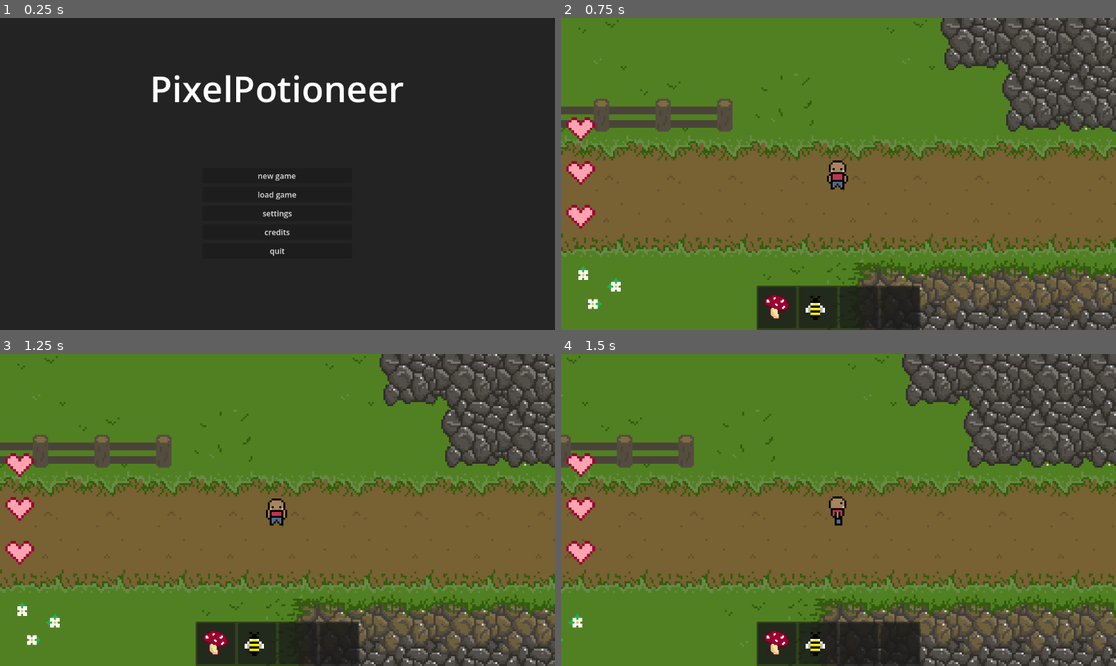
Above: before the commit, frames 1-4 (two rows, left to right).
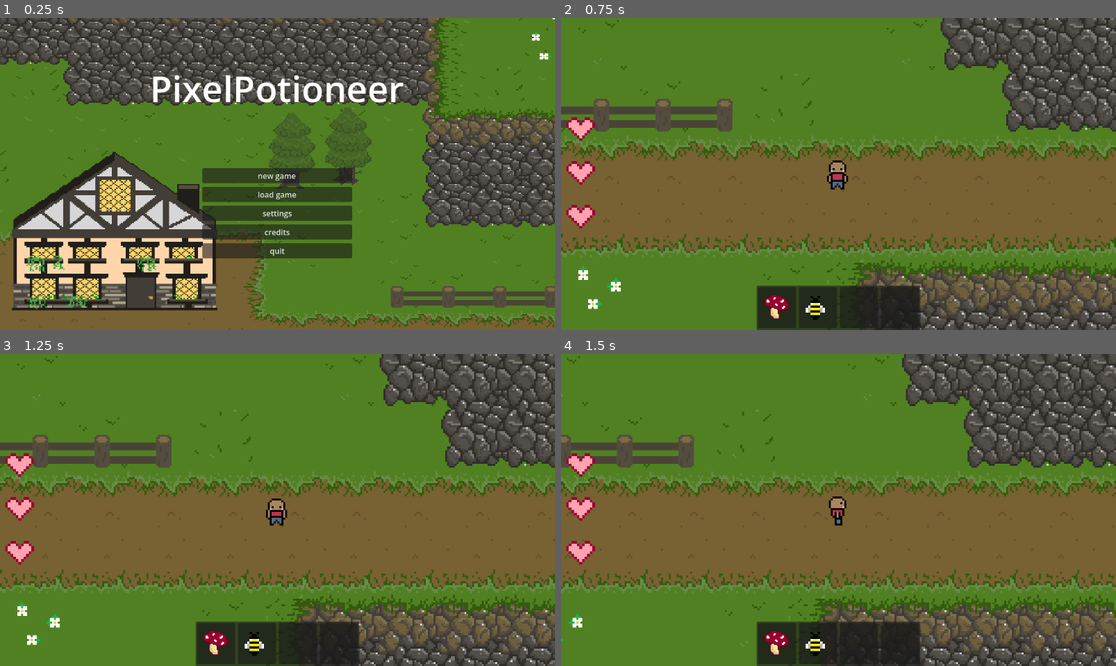
Above: after the commit, the same moments.

Repository: m6parker/godot-rpg-game
Game: Godot game, scene res://Menus/main_menu.tscn
Two runs of this game, one before a commit and one after it. Both use one fixed random seed, a clock stepped at 60 frames per second and the inputs below.
Inputs:
- Up to frame 1 (0.25 s): no input
- Up to frame 2 (0.75 s): click "load game" at 0.5 s
- Up to frame 3 (1.25 s): no input
- Up to frame 4 (1.5 s): hold D (right) from 1.28 s (still down)

The runs differ from the first frame. In frame 1, 88% of the frame differs, in the area x 0-100%, y 0-100%; in frame 2, nothing differs; in frame 3, nothing differs; in frame 4, nothing differs.

Commit message:
added UI, inventory, globals

Diff:
--- a/Menus/main_controller.gd
+++ b/Menus/main_controller.gd
@@ -1,13 +1,12 @@
 extends Node2D
 
-var level = "World"
 
 func _on_new_button_pressed() -> void:
-	get_tree().change_scene_to_file(str("res://World/", level, ".tscn"))
+	get_tree().change_scene_to_file(str("res://World/", Globals.level, ".tscn"))
 
 
 func _on_load_button_pressed() -> void:
-	get_tree().change_scene_to_file(str("res://World/", level, ".tscn"))
+	get_tree().change_scene_to_file(str("res://World/", Globals.level, ".tscn"))
 
 
 func _on_quit_button_pressed() -> void:
--- a/Menus/main_menu.tscn
+++ b/Menus/main_menu.tscn
@@ -1,6 +1,7 @@
 [gd_scene format=3 uid="uid://clcj7pickkv3v"]
 
 [ext_resource type="Script" uid="uid://drcf5014r4kra" path="res://Menus/main_controller.gd" id="1_jf8mj"]
+[ext_resource type="Texture2D" uid="uid://dixx1wk8twhwg" path="res://assets/ui/background_image.png" id="2_p3jrs"]
 
 [node name="main_menu" type="Node2D" unique_id=86334363]
 script = ExtResource("1_jf8mj")
@@ -12,6 +13,20 @@
 offset_bottom = 704.0
 mouse_filter = 2
 color = Color(0.13682577, 0.13682574, 0.13682571, 1)
+
+[node name="TextureRect" type="TextureRect" parent="background" unique_id=2141249811]
+layout_mode = 1
+anchors_preset = 15
+anchor_right = 1.0
+anchor_bottom = 1.0
+offset_left = -430.0
+offset_top = 26.0
+offset_right = 121.98645
+offset_bottom = -54.0
+grow_horizontal = 2
+grow_vertical = 2
+texture = ExtResource("2_p3jrs")
+expand_mode = 3
 
 [node name="Label" type="Label" parent="." unique_id=1592789088]
 offset_right = 1149.0
--- a/UI.tscn
+++ /dev/null
@@ -1,146 +0,0 @@
-[gd_scene format=3 uid="uid://ch506fxqkhgf2"]
-
-[ext_resource type="Texture2D" uid="uid://b5hy6iug6lul3" path="res://assets/ui/heart.png" id="1_b3bc3"]
-[ext_resource type="Script" uid="uid://l6gnhxeie2w" path="res://item_slot.gd" id="1_g6l6n"]
-[ext_resource type="Texture2D" uid="uid://dl6bng2rbcfcc" path="res://assets/items/mushroom.png" id="3_g6l6n"]
-[ext_resource type="Texture2D" uid="uid://chc683pn1rog6" path="res://assets/items/bee.png" id="3_qui0h"]
-
-[node name="UI" type="Node2D" unique_id=597430547]
-
-[node name="CanvasLayer" type="CanvasLayer" parent="." unique_id=1795801493]
-
-[node name="hotbar" type="Panel" parent="CanvasLayer" unique_id=621897900]
-custom_minimum_size = Vector2(224, 0)
-anchors_preset = 7
-anchor_left = 0.5
-anchor_top = 1.0
-anchor_right = 0.5
-anchor_bottom = 1.0
-offset_left = -170.0
-offset_top = -92.0
-offset_right = 170.0
-grow_horizontal = 2
-grow_vertical = 0
-
-[node name="MarginContainer" type="MarginContainer" parent="CanvasLayer/hotbar" unique_id=1113406246]
-custom_minimum_size = Vector2(220, 0)
-layout_mode = 1
-anchors_preset = 15
-anchor_right = 1.0
-anchor_bottom = 1.0
-grow_horizontal = 2
-grow_vertical = 2
-theme_override_constants/margin_left = 3
-theme_override_constants/margin_top = 3
-theme_override_constants/margin_right = 3
-theme_override_constants/margin_bottom = 3
-
-[node name="GridContainer" type="GridContainer" parent="CanvasLayer/hotbar/MarginContainer" unique_id=886798790]
-layout_mode = 2
-theme_override_constants/h_separation = 6
-theme_override_constants/v_separation = 6
-columns = 5
-
-[node name="item_slot" type="Panel" parent="CanvasLayer/hotbar/MarginContainer/GridContainer" unique_id=852181045]
-custom_minimum_size = Vector2(79, 85)
-layout_mode = 2
-script = ExtResource("1_g6l6n")
-
-[node name="icon" type="TextureRect" parent="CanvasLayer/hotbar/MarginContainer/GridContainer/item_slot" unique_id=1406985966]
-texture_filter = 1
-layout_mode = 1
-anchors_preset = -1
-anchor_left = 0.12
-anchor_top = 0.1
-anchor_right = 0.88
-anchor_bottom = 0.9
-grow_horizontal = 2
-grow_vertical = 2
-texture = ExtResource("3_g6l6n")
-stretch_mode = 5
-metadata/_edit_use_anchors_ = true
-
-[node name="item_slot2" type="Panel" parent="CanvasLayer/hotbar/MarginContainer/GridContainer" unique_id=490466534]
-custom_minimum_size = Vector2(79, 85)
-layout_mode = 2
-script = ExtResource("1_g6l6n")
-
-[node name="icon" type="TextureRect" parent="CanvasLayer/hotbar/MarginContainer/GridContainer/item_slot2" unique_id=727312175]
-texture_filter = 1
-layout_mode = 1
-anchors_preset = -1
-anchor_left = 0.12
-anchor_top = 0.1
-anchor_right = 0.88
-anchor_bottom = 0.9
-grow_horizontal = 2
-grow_vertical = 2
-texture = ExtResource("3_qui0h")
-stretch_mode = 5
-metadata/_edit_use_anchors_ = true
-
-[node name="item_slot3" type="Panel" parent="CanvasLayer/hotbar/MarginContainer/GridContainer" unique_id=2037997904]
-custom_minimum_size = Vector2(79, 85)
-layout_mode = 2
-script = ExtResource("1_g6l6n")
-
-[node name="icon" type="TextureRect" parent="CanvasLayer/hotbar/MarginContainer/GridContainer/item_slot3" unique_id=430991920]
-texture_filter = 1
-layout_mode = 1
-anchors_preset = -1
-anchor_left = 0.12
-anchor_top = 0.1
-anchor_right = 0.88
-anchor_bottom = 0.9
-grow_horizontal = 2
-grow_vertical = 2
-stretch_mode = 5
-metadata/_edit_use_anchors_ = true
-
-[node name="item_slot4" type="Panel" parent="CanvasLayer/hotbar/MarginContainer/GridContainer" unique_id=290633614]
-custom_minimum_size = Vector2(79, 85)
-layout_mode = 2
-script = ExtResource("1_g6l6n")
-
-[node name="icon" type="TextureRect" parent="CanvasLayer/hotbar/MarginContainer/GridContainer/item_slot4" unique_id=1395253557]
-texture_filter = 1
-layout_mode = 1
-anchors_preset = -1
-anchor_left = 0.12
-anchor_top = 0.1
-anchor_right = 0.88
-anchor_bottom = 0.9
-grow_horizontal = 2
-grow_vertical = 2
-stretch_mode = 5
-metadata/_edit_use_anchors_ = true
-
-[node name="health_stats" type="VBoxContainer" parent="CanvasLayer" unique_id=921431602]
-custom_minimum_size = Vector2(50, 100)
-anchors_preset = 4
-anchor_top = 0.5
-anchor_bottom = 0.5
-offset_top = -95.0
-offset_right = 102.0
-offset_bottom = 95.0
-grow_vertical = 2
-mouse_filter = 2
-
-[node name="heart" type="TextureRect" parent="CanvasLayer/health_stats" unique_id=1120107064]
-texture_filter = 1
-custom_minimum_size = Vector2(62, 87)
-layout_mode = 2
-texture = ExtResource("1_b3bc3")
-stretch_mode = 4
-
-[node name="heart2" type="TextureRect" parent="CanvasLayer/health_stats" unique_id=305098541]
-custom_minimum_size = Vector2(62, 87)
-layout_mode = 2
-texture = ExtResource("1_b3bc3")
-stretch_mode = 4
-
-[node name="heart3" type="TextureRect" parent="CanvasLayer/health_stats" unique_id=583076805]
-custom_minimum_size = Vector2(62, 87)
-layout_mode = 2
-texture = ExtResource("1_b3bc3")
-stretch_mode = 4
--- a/World/world.tscn
+++ b/World/world.tscn
@@ -3,7 +3,6 @@
 [ext_resource type="PackedScene" uid="uid://bta4oxeuiks27" path="res://player/player.tscn" id="1_62w18"]
 [ext_resource type="Texture2D" uid="uid://bedcdbbpu3u2j" path="res://assets/tilesets/forest_tileset.png" id="2_8a836"]
 [ext_resource type="Texture2D" uid="uid://7f7a3ejd5ki7" path="res://assets/tilesets/animated_tiles.png" id="3_j8job"]
-[ext_resource type="PackedScene" uid="uid://ch506fxqkhgf2" path="res://UI.tscn" id="4_3f78f"]
 
 [sub_resource type="TileSetAtlasSource" id="TileSetAtlasSource_8a836"]
 texture = ExtResource("2_8a836")
@@ -1455,5 +1454,3 @@
 tile_set = SubResource("TileSet_j8job")
 rendering_quadrant_size = 32
 physics_quadrant_size = 32
-
-[node name="UI" parent="." unique_id=597430547 instance=ExtResource("4_3f78f")]
--- /dev/null
+++ b/globals.gd
@@ -0,0 +1,4 @@
+extends Node
+
+var level = "World"
+var inventoryIsOpen = false
--- a/player/player.tscn
+++ b/player/player.tscn
@@ -4,6 +4,11 @@
 [ext_resource type="Script" uid="uid://dcooutv0b2k86" path="res://player/playerMovement.gd" id="1_rkbax"]
 [ext_resource type="Texture2D" uid="uid://bvjtbb0xhbb8n" path="res://assets/entity/walk_left.png" id="3_yw30f"]
 [ext_resource type="Texture2D" uid="uid://cio0385iknbif" path="res://assets/entity/walk_right.png" id="4_qjkh3"]
+[ext_resource type="Script" uid="uid://l6gnhxeie2w" path="res://item_slot.gd" id="5_hg6s5"]
+[ext_resource type="Texture2D" uid="uid://b6meec6wd3qkl" path="res://assets/ui/inventory.png" id="5_qjkh3"]
+[ext_resource type="Texture2D" uid="uid://dl6bng2rbcfcc" path="res://assets/items/mushroom.png" id="6_8t03j"]
+[ext_resource type="Texture2D" uid="uid://chc683pn1rog6" path="res://assets/items/bee.png" id="7_2ieo8"]
+[ext_resource type="Texture2D" uid="uid://b5hy6iug6lul3" path="res://assets/ui/heart.png" id="8_ebec5"]
 
 [sub_resource type="RectangleShape2D" id="RectangleShape2D_oul6g"]
 size = Vector2(9, 6)
@@ -123,3 +128,348 @@
 animation = &"walk_right"
 frame = 1
 frame_progress = 0.9588417
+
+[node name="CanvasLayer" type="CanvasLayer" parent="." unique_id=2137896441]
+
+[node name="hotbar" type="Panel" parent="CanvasLayer" unique_id=560938128]
+custom_minimum_size = Vector2(224, 0)
+anchors_preset = 7
+anchor_left = 0.5
+anchor_top = 1.0
+anchor_right = 0.5
+anchor_bottom = 1.0
+offset_left = -170.0
+offset_top = -92.0
+offset_right = 170.0
+grow_horizontal = 2
+grow_vertical = 0
+
+[node name="MarginContainer" type="MarginContainer" parent="CanvasLayer/hotbar" unique_id=1488011518]
+custom_minimum_size = Vector2(220, 0)
+layout_mode = 1
+anchors_preset = 15
+anchor_right = 1.0
+anchor_bottom = 1.0
+grow_horizontal = 2
+grow_vertical = 2
+theme_override_constants/margin_left = 3
+theme_override_constants/margin_top = 3
+theme_override_constants/margin_right = 3
+theme_override_constants/margin_bottom = 3
+
+[node name="GridContainer" type="GridContainer" parent="CanvasLayer/hotbar/MarginContainer" unique_id=1602265940]
+layout_mode = 2
+theme_override_constants/h_separation = 6
+theme_override_constants/v_separation = 6
+columns = 5
+
+[node name="item_slot" type="Panel" parent="CanvasLayer/hotbar/MarginContainer/GridContainer" unique_id=1627507851]
+custom_minimum_size = Vector2(79, 85)
+layout_mode = 2
+script = ExtResource("5_hg6s5")
+
+[node name="icon" type="TextureRect" parent="CanvasLayer/hotbar/MarginContainer/GridContainer/item_slot" unique_id=552016651]
+texture_filter = 1
+layout_mode = 1
+anchors_preset = -1
+anchor_left = 0.12
+anchor_top = 0.1
+anchor_right = 0.88
+anchor_bottom = 0.9
+grow_horizontal = 2
+grow_vertical = 2
+texture = ExtResource("6_8t03j")
+stretch_mode = 5
+metadata/_edit_use_anchors_ = true
+
+[node name="item_slot2" type="Panel" parent="CanvasLayer/hotbar/MarginContainer/GridContainer" unique_id=452362338]
+custom_minimum_size = Vector2(79, 85)
+layout_mode = 2
+script = ExtResource("5_hg6s5")
+
+[node name="icon" type="TextureRect" parent="CanvasLayer/hotbar/MarginContainer/GridContainer/item_slot2" unique_id=1421383537]
+texture_filter = 1
+layout_mode = 1
+anchors_preset = -1
+anchor_left = 0.12
+anchor_top = 0.1
+anchor_right = 0.88
+anchor_bottom = 0.9
+grow_horizontal = 2
+grow_vertical = 2
+texture = ExtResource("7_2ieo8")
+stretch_mode = 5
+metadata/_edit_use_anchors_ = true
+
+[node name="item_slot3" type="Panel" parent="CanvasLayer/hotbar/MarginContainer/GridContainer" unique_id=1203398466]
+custom_minimum_size = Vector2(79, 85)
+layout_mode = 2
+script = ExtResource("5_hg6s5")
+
+[node name="icon" type="TextureRect" parent="CanvasLayer/hotbar/MarginContainer/GridContainer/item_slot3" unique_id=1665827629]
+texture_filter = 1
+layout_mode = 1
+anchors_preset = -1
+anchor_left = 0.12
+anchor_top = 0.1
+anchor_right = 0.88
+anchor_bottom = 0.9
+grow_horizontal = 2
+grow_vertical = 2
+stretch_mode = 5
+metadata/_edit_use_anchors_ = true
+
+[node name="item_slot4" type="Panel" parent="CanvasLayer/hotbar/MarginContainer/GridContainer" unique_id=998944260]
+custom_minimum_size = Vector2(79, 85)
+layout_mode = 2
+script = ExtResource("5_hg6s5")
+
+[node name="icon" type="TextureRect" parent="CanvasLayer/hotbar/MarginContainer/GridContainer/item_slot4" unique_id=1335430008]
+texture_filter = 1
+layout_mode = 1
+anchors_preset = -1
+anchor_left = 0.12
+anchor_top = 0.1
+anchor_right = 0.88
+anchor_bottom = 0.9
+grow_horizontal = 2
+grow_vertical = 2
+stretch_mode = 5
+metadata/_edit_use_anchors_ = true
+
+[node name="health_stats" type="VBoxContainer" parent="CanvasLayer" unique_id=1755395067]
+custom_minimum_size = Vector2(50, 100)
+anchors_preset = 4
+anchor_top = 0.5
+anchor_bottom = 0.5
+offset_top = -95.0
+offset_right = 102.0
+offset_bottom = 95.0
+grow_vertical = 2
+mouse_filter = 2
+
+[node name="heart" type="TextureRect" parent="CanvasLayer/health_stats" unique_id=1060189928]
+texture_filter = 1
+custom_minimum_size = Vector2(62, 87)
+layout_mode = 2
+texture = ExtResource("8_ebec5")
+stretch_mode = 4
+
+[node name="heart2" type="TextureRect" parent="CanvasLayer/health_stats" unique_id=599255559]
+custom_minimum_size = Vector2(62, 87)
+layout_mode = 2
+texture = ExtResource("8_ebec5")
+stretch_mode = 4
+
+[node name="heart3" type="TextureRect" parent="CanvasLayer/health_stats" unique_id=1297372637]
+custom_minimum_size = Vector2(62, 87)
+layout_mode = 2
+texture = ExtResource("8_ebec5")
+stretch_mode = 4
+
+[node name="inventory" type="Panel" parent="CanvasLayer" unique_id=1225059618]
+visible = false
+self_modulate = Color(1, 1, 1, 0)
+texture_filter = 2
+custom_minimum_size = Vector2(300, 300)
+anchors_preset = 8
+anchor_left = 0.5
+anchor_top = 0.5
+anchor_right = 0.5
+anchor_bottom = 0.5
+offset_left = -150.0
+offset_top = -150.0
+offset_right = 150.0
+offset_bottom = 150.0
+grow_horizontal = 2
+grow_vertical = 2
+
+[node name="paper_background" type="TextureRect" parent="CanvasLayer/inventory" unique_id=898431132]
+texture_filter = 1
+layout_mode = 1
+anchors_preset = 15
+anchor_right = 1.0
+anchor_bottom = 1.0
+grow_horizontal = 2
+grow_vertical = 2
+texture = ExtResource("5_qjkh3")
+
+[node name="GridContainer" type="GridContainer" parent="CanvasLayer/inventory" unique_id=1380081864]
+modulate = Color(1, 1, 1, 0)
+texture_filter = 1
+custom_minimum_size = Vector2(158, 100)
+layout_mode = 1
+anchors_preset = 8
+anchor_left = 0.5
+anchor_top = 0.5
+anchor_right = 0.5
+anchor_bottom = 0.5
+offset_left = -77.0
+offset_top = -74.0
+offset_right = 84.0
+offset_bottom = 108.0
+grow_horizontal = 2
+grow_vertical = 2
+theme_override_constants/h_separation = 7
+theme_override_constants/v_separation = 14
+columns = 4
+
+[node name="item_slot" type="Panel" parent="CanvasLayer/inventory/GridContainer" unique_id=164895160]
+custom_minimum_size = Vector2(35, 35)
+layout_mode = 2
+size_flags_horizontal = 4
+
+[node name="icon" type="TextureRect" parent="CanvasLayer/inventory/GridContainer/item_slot" unique_id=1202045718]
+layout_mode = 0
+offset_left = -4.0
+offset_right = -4.0
+
+[node name="item_slot2" type="Panel" parent="CanvasLayer/inventory/GridContainer" unique_id=1776731473]
+custom_minimum_size = Vector2(35, 35)
+layout_mode = 2
+size_flags_horizontal = 4
+
+[node name="icon" type="TextureRect" parent="CanvasLayer/inventory/GridContainer/item_slot2" unique_id=1465311796]
+layout_mode = 0
+offset_left = -4.0
+offset_right = -4.0
+
+[node name="item_slot3" type="Panel" parent="CanvasLayer/inventory/GridContainer" unique_id=950281159]
+custom_minimum_size = Vector2(35, 35)
+layout_mode = 2
+size_flags_horizontal = 4
+
+[node name="icon" type="TextureRect" parent="CanvasLayer/inventory/GridContainer/item_slot3" unique_id=906790742]
+layout_mode = 0
+offset_left = -4.0
+offset_right = -4.0
+
+[node name="item_slot4" type="Panel" parent="CanvasLayer/inventory/GridContainer" unique_id=1138113596]
+custom_minimum_size = Vector2(35, 35)
+layout_mode = 2
+size_flags_horizontal = 4
+
+[node name="icon" type="TextureRect" parent="CanvasLayer/inventory/GridContainer/item_slot4" unique_id=1239147329]
+layout_mode = 0
+offset_left = -4.0
+offset_right = -4.0
+
+[node name="item_slot5" type="Panel" parent="CanvasLayer/inventory/GridContainer" unique_id=695051457]
+custom_minimum_size = Vector2(35, 35)
+layout_mode = 2
+size_flags_horizontal = 4
+
+[node name="icon" type="TextureRect" parent="CanvasLayer/inventory/GridContainer/item_slot5" unique_id=398002479]
+layout_mode = 0
+offset_left = -4.0
+offset_right = -4.0
+
+[node name="item_slot6" type="Panel" parent="CanvasLayer/inventory/GridContainer" unique_id=311442176]
+custom_minimum_size = Vector2(35, 35)
+layout_mode = 2
+size_flags_horizontal = 4
+
+[node name="icon" type="TextureRect" parent="CanvasLayer/inventory/GridContainer/item_slot6" unique_id=1423812383]
+layout_mode = 0
+offset_left = -4.0
+offset_right = -4.0
+
+[node name="item_slot7" type="Panel" parent="CanvasLayer/inventory/GridContainer" unique_id=1355375066]
+custom_minimum_size = Vector2(35, 35)
+layout_mode = 2
+size_flags_horizontal = 4
+
+[node name="icon" type="TextureRect" parent="CanvasLayer/inventory/GridContainer/item_slot7" unique_id=732992268]
+layout_mode = 0
+offset_left = -4.0
+offset_right = -4.0
+
+[node name="item_slot8" type="Panel" parent="CanvasLayer/inventory/GridContainer" unique_id=2018269465]
+custom_minimum_size = Vector2(35, 35)
+layout_mode = 2
+size_flags_horizontal = 4
+
+[node name="icon" type="TextureRect" parent="CanvasLayer/inventory/GridContainer/item_slot8" unique_id=1528616204]
+layout_mode = 0
+offset_left = -4.0
+offset_right = -4.0
+
+[node name="item_slot9" type="Panel" parent="CanvasLayer/inventory/GridContainer" unique_id=783103147]
+custom_minimum_size = Vector2(35, 35)
+layout_mode = 2
+size_flags_horizontal = 4
+
+[node name="icon" type="TextureRect" parent="CanvasLayer/inventory/GridContainer/item_slot9" unique_id=511287240]
+layout_mode = 0
+offset_left = -4.0
+offset_right = -4.0
+
+[node name="item_slot10" type="Panel" parent="CanvasLayer/inventory/GridContainer" unique_id=474751142]
+custom_minimum_size = Vector2(35, 35)
+layout_mode = 2
+size_flags_horizontal = 4
+
+[node name="icon" type="TextureRect" parent="CanvasLayer/inventory/GridContainer/item_slot10" unique_id=1073463462]
+layout_mode = 0
+offset_left = -4.0
+offset_right = -4.0
+
+[node name="item_slot11" type="Panel" parent="CanvasLayer/inventory/GridContainer" unique_id=455464532]
+custom_minimum_size = Vector2(35, 35)
+layout_mode = 2
+size_flags_horizontal = 4
+
+[node name="icon" type="TextureRect" parent="CanvasLayer/inventory/GridContainer/item_slot11" unique_id=1802516459]
+layout_mode = 0
+offset_left = -4.0
+offset_right = -4.0
+
+[node name="item_slot12" type="Panel" parent="CanvasLayer/inventory/GridContainer" unique_id=1972620187]
+custom_minimum_size = Vector2(35, 35)
+layout_mode = 2
+size_flags_horizontal = 4
+
+[node name="icon" type="TextureRect" parent="CanvasLayer/inventory/GridContainer/item_slot12" unique_id=2083561460]
+layout_mode = 0
+offset_left = -4.0
+offset_right = -4.0
+
+[node name="item_slot13" type="Panel" parent="CanvasLayer/inventory/GridContainer" unique_id=730825033]
+custom_minimum_size = Vector2(35, 35)
+layout_mode = 2
+size_flags_horizontal = 4
+
+[node name="icon" type="TextureRect" parent="CanvasLayer/inventory/GridContainer/item_slot13" unique_id=1404518930]
+layout_mode = 0
+offset_left = -4.0
+offset_right = -4.0
+
+[node name="item_slot14" type="Panel" parent="CanvasLayer/inventory/GridContainer" unique_id=1156441081]
+custom_minimum_size = Vector2(35, 35)
+layout_mode = 2
+size_flags_horizontal = 4
+
+[node name="icon" type="TextureRect" parent="CanvasLayer/inventory/GridContainer/item_slot14" unique_id=183599480]
+layout_mode = 0
+offset_left = -4.0
+offset_right = -4.0
+
+[node name="item_slot15" type="Panel" parent="CanvasLayer/inventory/GridContainer" unique_id=1602105559]
+custom_minimum_size = Vector2(35, 35)
+layout_mode = 2
+size_flags_horizontal = 4
+
+[node name="icon" type="TextureRect" parent="CanvasLayer/inventory/GridContainer/item_slot15" unique_id=171068984]
+layout_mode = 0
+offset_left = -4.0
+offset_right = -4.0
+
+[node name="item_slot16" type="Panel" parent="CanvasLayer/inventory/GridContainer" unique_id=2085462959]
+custom_minimum_size = Vector2(35, 35)
+layout_mode = 2
+size_flags_horizontal = 4
+
+[node name="icon" type="TextureRect" parent="CanvasLayer/inventory/GridContainer/item_slot16" unique_id=179600126]
+layout_mode = 0
+offset_left = -4.0
+offset_right = -4.0
--- a/player/playerMovement.gd
+++ b/player/playerMovement.gd
@@ -1,9 +1,25 @@
 extends CharacterBody2D
+
 
 @export var move_speed: float = 100
 @onready var animatedSprite = $AnimatedSprite2D
+@onready var inventory: Panel = $CanvasLayer/inventory
+
+
+func openInventory() -> void:
+	print("inventory: ", inventory)
+	if inventory.visible == false:
+		inventory.visible = true
+		print("open inventory")
+	else:
+		inventory.visible = false
+		print("close inventory")
+
 
 func _physics_process(delta: float) -> void:
+	if Input.is_action_just_pressed("inventory"):
+		openInventory()
+
 	var inputDirection = Vector2(
 		Input.get_action_strength("right") - Input.get_action_strength("left"),
 		Input.get_action_strength("down") - Input.get_action_strength("up")
--- a/project.godot
+++ b/project.godot
@@ -10,9 +10,13 @@
 
 [application]
 
-config/name="rpgGame"
+config/name="pixelpotioneer"
 run/main_scene="uid://clcj7pickkv3v"
 config/features=PackedStringArray("4.6", "Forward Plus")
+
+[autoload]
+
+Globals="*uid://js3gn0hk6hk4"
 
 [input]
 
@@ -40,6 +44,11 @@
 , Object(InputEventKey,"resource_local_to_scene":false,"resource_name":"","device":-1,"window_id":0,"alt_pressed":false …(186 unchanged characters)…
 ]
 }
+inventory={
+"deadzone": 0.2,
+"events": [Object(InputEventKey,"resource_local_to_scene":false,"resource_name":"","device":-1,"window_id":0,"alt_pressed":false,"shift_pressed":false,"ctrl_pressed":false,"meta_pressed":false,"pressed":false,"keycode":0,"physical_keycode":69,"key_label":0,"unicode":101,"location":0,"echo":false,"script":null)
+]
+}
 
 [physics]
 
Binary file added: assets/ui/background_image.png
Not shown, added: assets/ui/background_image.png.import
Binary file added: assets/ui/inventory.png
Not shown, added: assets/ui/inventory.png.import
Binary file added: assets/ui/paper_empty.png
Not shown, added: assets/ui/paper_empty.png.import
Not shown, added: globals.gd.uid
